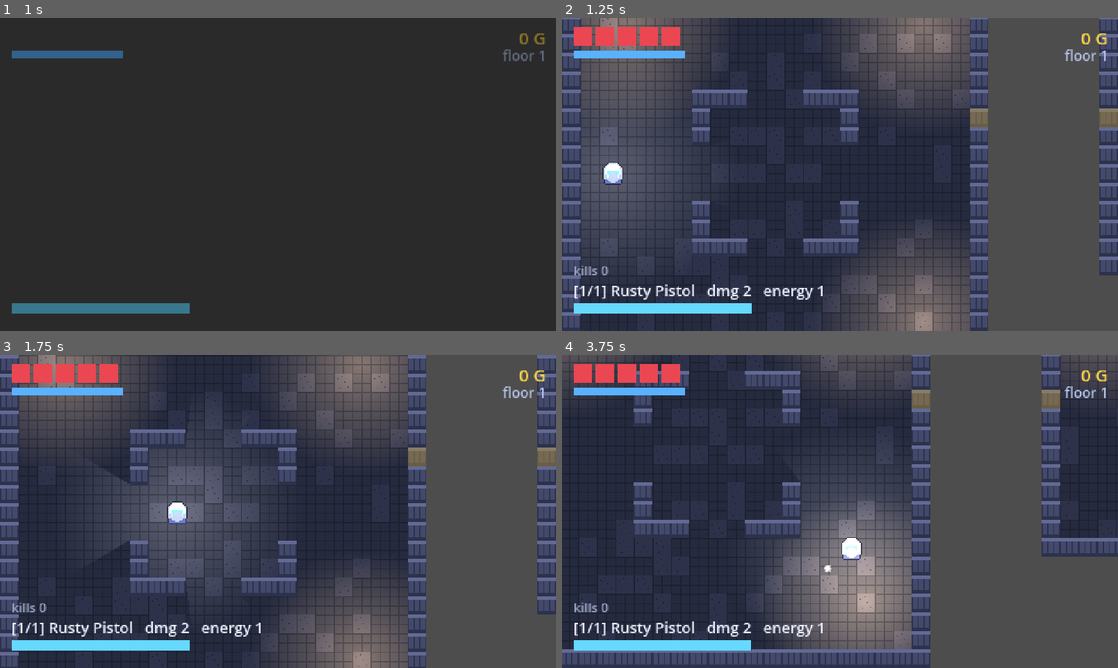
Above: before the commit, frames 1-4 (two rows, left to right).
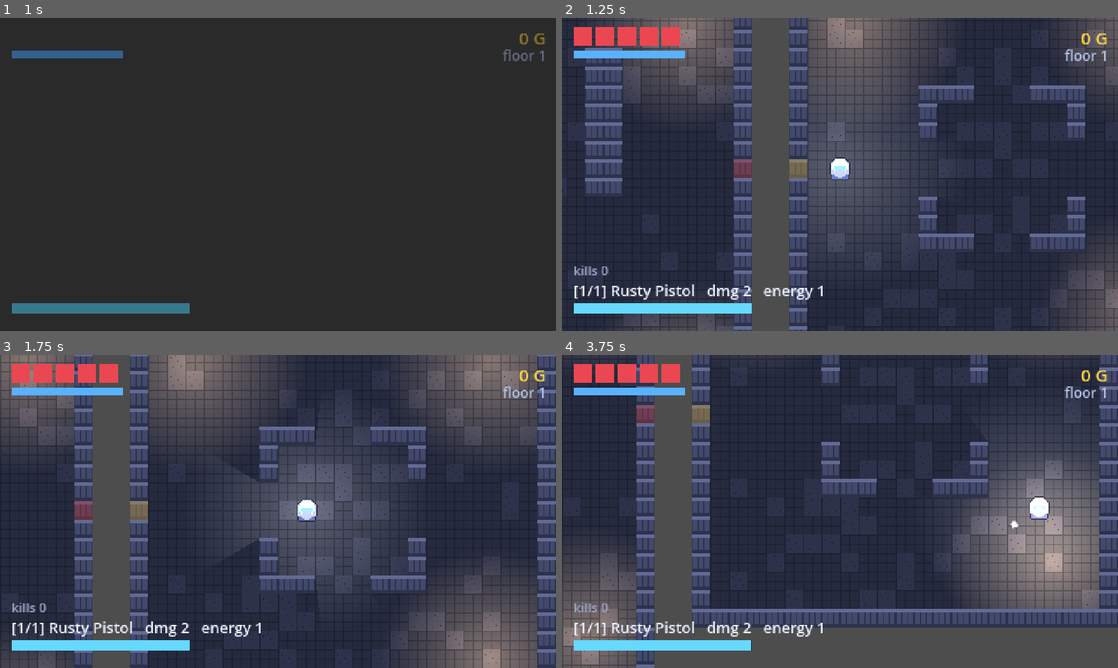
Above: after the commit, the same moments.

Repository: coderirse/knight-errant
Game: Godot game, scene res://scenes/ui/main_menu.tscn
Same seed, same stepped clock (60 frames per second), same inputs: the game is played once before the commit and once after it.
Inputs (mouse positions are in pixels of both pictures, inside the frame that each line leads up to):
- Up to frame 1 (1 s): click "New Run" at 0.5 s
- Up to frame 2 (1.25 s): no input
- Up to frame 3 (1.75 s): move the mouse to (400, 495) at 1.27 s; hold D (move_right) from 1.28 s (still down); tap Space (dodge) at 1.35 s; click (400, 495) at 1.42 s
- Up to frame 4 (3.75 s): move the mouse to (728, 527) at 2.02 s; release D (move_right) at 2.03 s; hold S (move_down) 2.03-2.78 s; tap J (fire) at 2.1 s; move the mouse to (895, 442) at 2.77 s; hold D (move_right) 2.78-3.53 s; tap E (interact) at 2.85 s; move the mouse to (812, 574) at 3.52 s; hold W (move_up) from 3.53 s (still down); tap Q (swap_weapon) at 3.6 s; click (812, 574) at 3.67 s

Frame 1 is identical in both runs. In frame 2, 64% of the frame differs, in the area x 0-100%, y 0-100%; in frame 3, 51%; in frame 4, 57%.

Commit message:
里程碑 4：布局改为 5x5 中心入口，必经战斗数成为硬约束（Q2.2）
对标元气骑士最值得重构的一点（RESEARCH §2.2 #1）：入口从"最左边"挪到正中心，
出口落在边缘。四个方向都可能是去路，楼层从"一条走廊"变成"一个地方"。

- Level._plan_layout() 重写：从中心格做随机 DFS，找一条到边缘的正交路径，要求
  路径上至少 required_enemies 个战斗房（普通层 2、BOSS 层 3）；分支只挂一层。
- 新增 cell_of() / exit_room() 只读访问器（测试用，将来小地图也用得上）。
- 门图压成一棵树：主干新格不得触碰任何非前驱格，分支不得触碰除母房间外的格子。
  这条才是让 required_enemies 真正成立的关键 —— _carve_doors() 在**所有**相邻房间
  之间开门，一条自触的主干会多开一道绕过战斗的捷径。实测去掉该规则后 30 个种子里
  6 个出现捷径、入口到出口平均房间数从 4.5 掉到 4.2，而且完全不报错。
- test_run 新增 §20 四项断言，跨 30 种子、两种楼层奇偶，测的是**门 BFS 走出来的
  最短路线**而不是 _path 长度 —— 测错对象等于没测。
- 顺带修掉 test_run 有两个小节都叫 §12（里程碑 2 插入时没顺延）：原 13..19 变
  14..20，文档里 27 处引用同步。AGENTS §2.7 说"这个属性由 §12 守着"此前指代含混。

踩到并记下一条：Array.shuffle() 吃的是引擎全局随机、不是传进去的 rng，用它打乱
主干候选直接破坏"同种子同楼层"，被 test_run §11 当场抓到；改成吃 rng 的
Fisher-Yates。

测试 145 → 149 项（核心 70 / 整合 79）全绿；真实渲染零脚本错误。
文档同步：roadmap §7 布局行 + 新增"主干必须是一棵树"一节 + §11.4 第 29 条；
RESEARCH §2.1 四行、§2.2 两条、§4.1 Q2.2 与那条注意、§7 日志；
AGENTS 新增 §2.12 铁律与 §8 两条清单项；README 关卡行。

没做两件事，都记在文档里：A/B 对比（旧链式实现已被替换，需要时从 git 取）；
以及中心入口让"往哪走"不再自明，要真正拿到空间感收益还得配小地图或方向提示。

Diff:
--- a/scripts/world/level.gd
+++ b/scripts/world/level.gd
@@ -4,10 +4,11 @@
 ## Builds and drives one floor of the dungeon: a small graph of rooms laid out in
 ## a grid, with doorways carved between neighbours.
 ##
-## Layout rule (deliberately simple and readable): rooms sit on a grid, the player
-## enters at the left, and one room on the right is the exit. Extra rooms branch
-## off the main path as optional treasure. Every room on the guaranteed path from
-## entry to exit is COMBAT or BOSS, so the run cannot be walked through empty.
+## Layout rule: rooms sit on a 5x5 grid, the player enters in the **centre**, and
+## the exit is on the border. Extra rooms dangle off it as optional treasure.
+## Every room between entry and exit is COMBAT or BOSS, so the run cannot be
+## walked through empty — see _plan_layout for the two properties that are
+## enforced by construction rather than hoped for.
 ##
 ## The whole floor is one scene, not one scene per room. Rooms are 480x270-ish
 ## arenas; keeping them all loaded means walking through a door is a camera move,
@@ -24,6 +25,10 @@
 const DEFAULT_INTERIOR := 21
 ## Gap of solid rock between adjacent rooms, in tiles.
 const ROOM_GAP := 2
+## The floor is laid out on a 5x5 cell grid with the entrance in the middle, the
+## way Soul Knight does it, so any of four directions can hold the next room.
+const GRID_SIDE := 5
+const GRID_CENTRE := 2
 ## What everything looks like where no light reaches. Dark and a little blue, so
 ## the warm torches read as light rather than merely as "brighter". Tuned from a
 ## screenshot: at 0.30 the floor was bright enough that the torch pools vanished.
@@ -70,57 +75,43 @@
 
 # --- layout ----------------------------------------------------------------
 
-## Lays out a left-to-right chain with occasional branches, then assigns a kind
-## to each room. The chain is the guaranteed path; branches are optional.
-##
-## Chain steps are restricted to orthogonal grid moves. A diagonal step would put
-## two consecutive path rooms at grid positions that share no wall, and since
-## doors can only be carved between physical neighbours, the path would silently
-## be broken — the player reaches a dead end and the floor cannot be finished.
-## Rooms still *look* scattered because the side-steps alternate the row.
-##
-## Planning works entirely on the local `cells` array. Reading `_grid` here would
-## see the *previous* floor's cells (it is rebuilt only at the end).
+## Lays out a 5x5 grid with the entrance in the **centre** and the exit on the
+## border, then hangs optional treasure rooms off it as dead ends.
+##
+## Why centre-out rather than the old left-to-right chain: a chain tells you
+## exactly one thing (forward) and every door you did not take is invisible.
+## Starting in the middle means four directions are all plausible, which is what
+## makes a Soul Knight floor feel like a place rather than a corridor.
+##
+## Two properties are enforced by construction, not hoped for:
+##
+## 1. Path steps are orthogonal. A diagonal pair shares no wall, so no door can be
+##    carved and the floor silently becomes unwinnable (roadmap §7: 141 of 200
+##    seeds were, before this was pinned down).
+## 2. The route from the entrance to the exit passes at least `required_enemies`
+##    combat rooms, so the floor's effort budget is designed rather than rolled.
+##    That holds because the door graph is a **tree**: path steps may not touch any
+##    earlier cell of the path (an extra door there would be a shortcut past the
+##    fights), and branches are only accepted when they touch nothing but their
+##    parent. So the unique route start→exit *is* the chain.
 func _plan_layout(rng: RandomNumberGenerator) -> void:
-	var chain_length := clampi(3 + floor_number, 3, 6)
+	var required_enemies := 3 if floor_number % 2 == 0 else 2
+	var cells := _grow_path(rng, required_enemies)
+	var chain_length := cells.size()
+
+	# Branches: optional rewards, one room deep, dangling from an existing cell.
 	var branches := clampi(1 + floor_number / 2, 1, 3)
-
-	var cells: Array[Vector2i] = [Vector2i.ZERO]
-	var cursor := Vector2i.ZERO
-
-	for step_index in chain_length - 1:
-		# Step right most of the time, sometimes up or down; never left, so
-		# progress is monotonic and the player can tell which way is forward.
-		var options: Array[Vector2i] = [
-			Vector2i(1, 0), Vector2i(1, 0), Vector2i(1, 0),
-			Vector2i(0, -1), Vector2i(0, 1),
-		]
-		var next := cursor + options[rng.randi_range(0, options.size() - 1)]
-
-		# Keep the layout in positive space so world coordinates stay simple.
-		if next.y < 0:
-			for index in cells.size():
-				cells[index] += Vector2i(0, 1)
-			cursor += Vector2i(0, 1)
-			next += Vector2i(0, 1)
-
-		if cells.has(next):
-			next = cursor + Vector2i(1, 0)
-			while cells.has(next):
-				next += Vector2i(1, 0)
-		cells.append(next)
-		cursor = next
-
-	# Branches: hang optional rooms off existing ones. Orthogonal only, so the
-	# branch always shares a wall with its parent and a door can be carved.
 	for branch_index in branches:
 		var base: Vector2i = cells[rng.randi_range(0, cells.size() - 1)]
-		var offsets: Array[Vector2i] = [Vector2i(0, 1), Vector2i(0, -1), Vector2i(1, 0)]
-		var candidate := base + offsets[rng.randi_range(0, offsets.size() - 1)]
-		if candidate.y < 0:
-			candidate = base + Vector2i(0, 1)
-		if not cells.has(candidate):
+		for offset in _shuffled([Vector2i(0, 1), Vector2i(0, -1), Vector2i(1, 0), Vector2i(-1, 0)], rng):
+			var candidate: Vector2i = base + offset
+			if not _in_grid(candidate) or cells.has(candidate):
+				continue
+			# Anything that touches a second cell could shortcut the fights.
+			if not _only_touches(candidate, cells, base):
+				continue
 			cells.append(candidate)
+			break
 
 	_path.clear()
 	_grid.clear()
@@ -129,12 +120,93 @@
 		var cell := cells[i]
 		_grid[cell] = i
 		_cell_of[i] = cell
-		# The chain is the first `chain_length` entries; everything after is a
-		# branch, so the path to the exit is exactly the chain.
+		# The path is the first `chain_length` entries; everything after is a
+		# branch, so the route to the exit is exactly the chain.
 		if i < chain_length:
 			_path.append(i)
 
 	_exit_room_index = _path[_path.size() - 1]
+
+
+## Randomised depth-first search for an orthogonal path from the centre cell to a
+## border cell with at least `required_enemies` rooms in between.
+##
+## Exhaustive rather than "walk and retry": a path of the required length always
+## exists on a 5x5 grid, so there is no unbounded retry loop that could hang the
+## generator — and the search is deterministic for a given seed.
+func _grow_path(rng: RandomNumberGenerator, required_enemies: int) -> Array[Vector2i]:
+	var found: Array[Vector2i] = []
+	var path: Array[Vector2i] = [Vector2i(GRID_CENTRE, GRID_CENTRE)]
+	_search_path(path, required_enemies, found, rng)
+	return found
+
+
+func _search_path(path: Array[Vector2i], required: int, found: Array[Vector2i],
+		rng: RandomNumberGenerator) -> bool:
+	if not found.is_empty():
+		return true
+	var cursor: Vector2i = path[path.size() - 1]
+	if path.size() >= required + 2 and _is_border(cursor):
+		found.append_array(path)
+		return true
+	# Cap the sprawl: a floor longer than this is a chore, not a dungeon.
+	if path.size() > required + 4:
+		return false
+
+	for option in _shuffled(_free_neighbours(cursor, path), rng):
+		path.append(option)
+		if _search_path(path, required, found, rng):
+			return true
+		path.pop_back()
+	return false
+
+
+## Orthogonal in-grid neighbours of `cell` that the path may extend into.
+##
+## Stricter than "not used yet": the candidate must also touch **no other** cell of
+## the path. Doors are carved between every pair of adjacent rooms, so a path that
+## runs alongside itself gets an extra door there — and that door is a shortcut
+## past the fights the path exists to guarantee. With this rule the door graph is
+## a tree: the chain, plus leaves that only ever dangle.
+func _free_neighbours(cell: Vector2i, path: Array[Vector2i]) -> Array[Vector2i]:
+	var result: Array[Vector2i] = []
+	for offset in [Vector2i(1, 0), Vector2i(-1, 0), Vector2i(0, 1), Vector2i(0, -1)]:
+		var candidate: Vector2i = cell + offset
+		if _in_grid(candidate) and not path.has(candidate) and _only_touches(candidate, path, cell):
+			result.append(candidate)
+	return result
+
+
+func _in_grid(cell: Vector2i) -> bool:
+	return cell.x >= 0 and cell.y >= 0 and cell.x < GRID_SIDE and cell.y < GRID_SIDE
+
+
+func _is_border(cell: Vector2i) -> bool:
+	return cell.x == 0 or cell.y == 0 or cell.x == GRID_SIDE - 1 or cell.y == GRID_SIDE - 1
+
+
+## True when `cell` is orthogonally adjacent to no occupied cell except `parent`.
+func _only_touches(cell: Vector2i, cells: Array[Vector2i], parent: Vector2i) -> bool:
+	for offset in [Vector2i(1, 0), Vector2i(-1, 0), Vector2i(0, 1), Vector2i(0, -1)]:
+		var neighbour: Vector2i = cell + offset
+		if neighbour != parent and cells.has(neighbour):
+			return false
+	return true
+
+
+## A shuffled copy, drawn from the *seeded* rng.
+##
+## Deliberately not `Array.shuffle()`: that consumes the engine's global RNG, so a
+## floor built with it is not reproducible from `level_seed` — which quietly
+## breaks "same seed, same floor" (test_run §11 catches exactly this).
+func _shuffled(source: Array[Vector2i], rng: RandomNumberGenerator) -> Array[Vector2i]:
+	var copy := source.duplicate()
+	for i in range(copy.size() - 1, 0, -1):
+		var j := rng.randi_range(0, i)
+		var swap: Vector2i = copy[i]
+		copy[i] = copy[j]
+		copy[j] = swap
+	return copy
 
 
 # --- instantiation ---------------------------------------------------------
@@ -382,6 +454,16 @@
 	floor_completed.emit(floor_number)
 
 
+## Read-only view of the grid placement, for tests and (later) a minimap.
+func cell_of(index: int) -> Vector2i:
+	return _cell_of.get(index, Vector2i(-1, -1))
+
+
+## Which room finishes the floor.
+func exit_room() -> int:
+	return _exit_room_index
+
+
 func rooms_remaining() -> int:
 	var count := 0
 	for room in rooms:
--- a/tools/test_run.gd
+++ b/tools/test_run.gd
@@ -526,7 +526,49 @@
 	else:
 		_check(false, "test could not tell which room the player is standing in")
 
-	print("\n== 20. cleanup ==")
+	print("\n== 20. floors are entered in the middle and exit at the edge ==")
+	# The properties the 5x5 centre-out layout exists to guarantee. Measured on the
+	# route a player would actually walk (fewest doors), not on the chain the
+	# generator planned — a shortcut the generator did not intend is exactly the
+	# bug worth catching here. Both floor parities are covered because BOSS exits
+	# require one more fight.
+	var shape_seeds := 30
+	var off_centre := 0
+	var exit_inside := 0
+	var thin_route := 0
+	var too_few := 0
+	var route_total := 0
+	for seed_value in shape_seeds:
+		var want_floor := 1 + (seed_value % 2)
+		await _game.build_floor(want_floor, 7100 + seed_value)
+		await _settle(1)
+		var shaped := _game.level
+		var required := 3 if want_floor % 2 == 0 else 2
+		if shaped.cell_of(0) != Vector2i(Level.GRID_CENTRE, Level.GRID_CENTRE):
+			off_centre += 1
+		var exit_index := shaped.exit_room()
+		if not _on_border(shaped.cell_of(exit_index)):
+			exit_inside += 1
+		var route := _shortest_route(shaped, 0, exit_index)
+		route_total += route.size()
+		var fights := 0
+		for index in route.slice(1, maxi(route.size() - 1, 1)):
+			if shaped.rooms[index].kind == Room.Kind.COMBAT:
+				fights += 1
+		if fights < required:
+			thin_route += 1
+		if shaped.rooms.size() < 5:
+			too_few += 1
+
+	_check(off_centre == 0, "the entrance is always the centre cell (%d off)" % off_centre)
+	_check(exit_inside == 0, "the exit is always on the grid border (%d landed inside)" % exit_inside)
+	_check(thin_route == 0,
+		"the walked route always has its guaranteed fights (%d short)" % thin_route)
+	_check(too_few == 0, "every floor has at least 5 rooms (%d short)" % too_few)
+	print("     (entrance-to-exit route averages %.1f rooms over %d seeds)"
+		% [float(route_total) / float(shape_seeds), shape_seeds])
+
+	print("\n== 21. cleanup ==")
 	TuningPanel.set("_open", false)
 	GameState.reset_meta()
 	RunState.end_run(false)
@@ -653,9 +695,8 @@
 	return "|".join(parts)
 
 
-## Number of rooms reachable from room 0 by walking doors, used to prove a floor
-## can actually be completed.
-func _reachable_count(level: Level) -> int:
+## Room index -> the indices it has a door to.
+func _door_adjacency(level: Level) -> Dictionary:
 	var adjacency: Dictionary = {}
 	for room in level.rooms:
 		adjacency[room.room_index] = []
@@ -663,7 +704,13 @@
 		for child in room.get_children():
 			if child is RoomDoor:
 				adjacency[room.room_index].append(int(child.get(&"target_room")))
-
+	return adjacency
+
+
+## How many rooms are reachable from room 0 by walking doors — proves a floor can
+## actually be completed.
+func _reachable_count(level: Level) -> int:
+	var adjacency := _door_adjacency(level)
 	var seen := {0: true}
 	var queue: Array[int] = [0]
 	while not queue.is_empty():
@@ -675,6 +722,39 @@
 	return seen.size()
 
 
+## Fewest-door route between two rooms as a list of room indices, empty if there
+## is none. This is what the player would actually walk, so it is the route the
+## "this floor guarantees N fights" property has to be measured on — not whatever
+## chain the generator planned.
+func _shortest_route(level: Level, from_index: int, to_index: int) -> Array[int]:
+	var adjacency := _door_adjacency(level)
+	var previous := {from_index: -1}
+	var queue: Array[int] = [from_index]
+	while not queue.is_empty():
+		var current: int = queue.pop_front()
+		if current == to_index:
+			break
+		for neighbour in adjacency.get(current, []):
+			if previous.has(neighbour):
+				continue
+			previous[neighbour] = current
+			queue.append(neighbour)
+
+	if not previous.has(to_index):
+		return []
+	var route: Array[int] = [to_index]
+	var cursor := to_index
+	while cursor != from_index:
+		cursor = int(previous[cursor])
+		route.push_front(cursor)
+	return route
+
+
+func _on_border(cell: Vector2i) -> bool:
+	return cell.x == 0 or cell.y == 0 \
+		or cell.x == Level.GRID_SIDE - 1 or cell.y == Level.GRID_SIDE - 1
+
+
 func _finish() -> void:
 	print("\n== summary ==")
 	if _failures.is_empty():
Not shown, changed: AGENTS.md
Not shown, changed: README.md
Not shown, changed: RESEARCH.md
Not shown, changed: docs/roadmap.md
